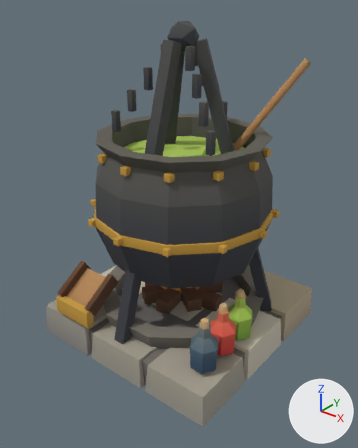
The glTF model exports/glb/machines/mach_kettle.glb as it was, and as the next commit left it.
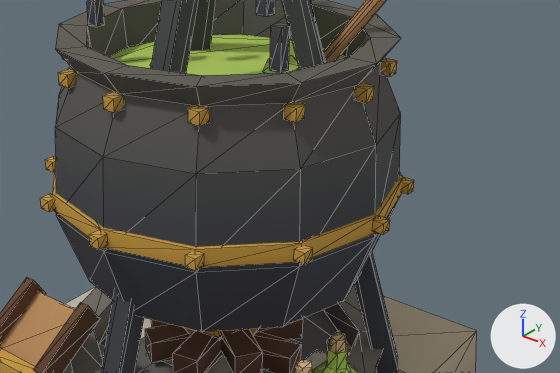
Old and new are each drawn whole from a 50 mm lens placed at (4.92, -6.26, 5.98), pointed at (0.09, -0.22, 2.23) and again close up on the part from 19% to 99% of the width and 26% to 69% of the height. Arrows for +X, +Y and +Z are at lower right; the lights stay in place. The first two pictures are the older version. The close-ups show mesh edges as thin lines. Vertices at exactly the same position are counted once.

Script lines for the objects in view, before the commit:
```python
me_mach_kettle = bpy.data.meshes.new('mach_kettle')
me_mach_kettle.from_pydata(...)  # 903 vertices, 1510 faces; spans x -1.92..1.85, y -1.86..1.85, z 0.0..5.47
me_mach_kettle.materials.append(mat_villagepalette)  # picture img_village_palette
ob_mach_kettle = bpy.data.objects.new('mach_kettle', me_mach_kettle)
ob_mach_kettle.location = (0.0, 0.0, 0.0)
```
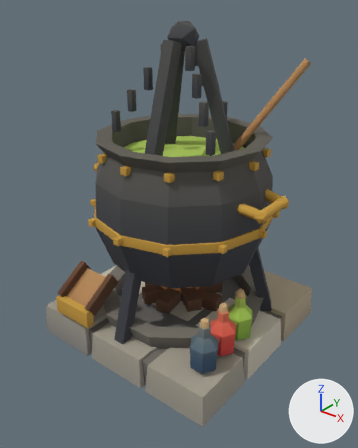
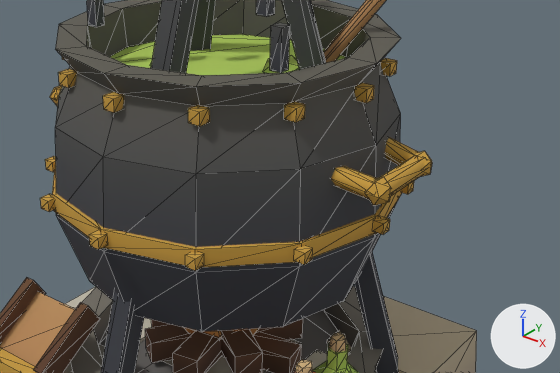
Changed parts and their boxes (x1, y1, x2, y2) in the close-ups (560 x 373 px):
part 1 of me_mach_kettle, added
    after: (50, 86, 62, 106)
part 2 of me_mach_kettle, added (brown)
    after: (380, 156, 427, 196)
part 3 of me_mach_kettle, added (orange)
    after: (365, 177, 392, 205)
part 4 of me_mach_kettle, added
    after: (414, 151, 432, 177)
part 5 of me_mach_kettle, added (mostly hidden)
    after: (59, 89, 418, 199)

What the commit changed:
me_mach_kettle is used by ob_mach_kettle; location (0.0, 0.0, 0.0).
me_mach_kettle had 903 vertices, 1510 faces and spanned x -1.92..1.85, y -1.86..1.85, z 0.0..5.47.
me_mach_kettle now has 1023 vertices, 1710 faces and spans x -1.92..1.85, y -1.86..1.85, z 0.0..5.47.
me_mach_kettle part 1: a new loose piece, an icosphere of 20 faces spanning x -1.83..-1.63, y -0.43..-0.23, z 2.79..2.99, in mat_villagepalette (picture img_village_palette).
me_mach_kettle part 2: a new loose piece, a 6-sided cylinder along y spanning x 1.64..1.82, y -0.33..0.32, z 2.82..2.96, in mat_villagepalette (picture img_village_palette).
me_mach_kettle part 3: a new loose piece, an icosphere of 20 faces spanning x 1.63..1.83, y -0.43..-0.23, z 2.79..2.99, in mat_villagepalette (picture img_village_palette).
me_mach_kettle part 4: a new loose piece, an icosphere of 20 faces spanning x 1.63..1.83, y 0.22..0.42, z 2.79..2.99, in mat_villagepalette (picture img_village_palette).
Part 5, on me_mach_kettle:
32 vertices are added at x -1.75..1.74, y -0.46..0.44, z 2.82..3.02.
8 new vertices lie (0.01, 0.08, 0.0) away from vertices in x -1.75..1.74, y -0.42..0.32, z 2.82..3.02.
8 new vertices lie (0.01, -0.08, 0.0) away from vertices in x -1.75..1.74, y -0.34..0.4, z 2.82..3.02.
80 new faces join them.
Other edits to the shape of me_mach_kettle do not show in these pictures.
